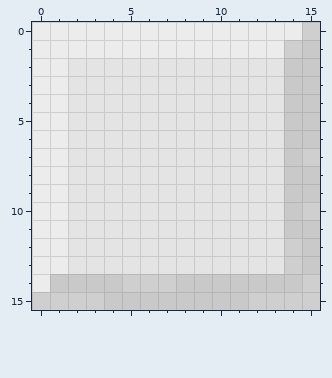
Pixel-art file -- resources/tilemap/tilemap.ase. Above, as it was before the edit.
16x16 pixels, 1 frame. Colours within 5 levels of each other are drawn and written as one.
The same view after the edit:
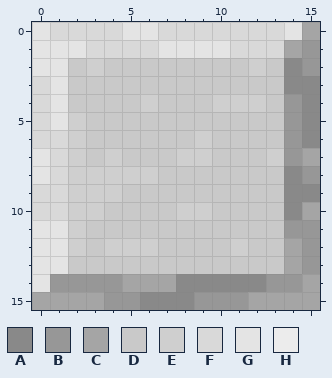
Palette (. is transparent): A #898989  B #979797  C #a5a5a5  D #c9c9c9  E #cfcfcf  F #d9d9d9  G #e4e4e4  H #ececec
Difference:
layer "Layer 2" now hidden
Changed rows in their new state; - is an unchanged pixel.
Layer "Layer 2 Copy":
first column x 0:
 0 GFFFFGGFFFFFFFGC
 1 GGGFFFFGGGGFFFCB
 2 GGDEDDDDDDDDEDAB
 3 FGDDDDDDDDDDDDAA
 4 FGDDDDEDDDEEEDBA
 5 FGEDDDDDDDDDDDBA
 6 FFEDDDDDDEDDDDBA
 7 GFEDEDDDEEDDDEBC
 8 GFEEEEEDDDDDDDAB
 9 FFEEEDDDDDDDDDAA
10 FFEEDDDDEEDDDDAC
11 GGEDDDDDDDDDDDBB
12 GGEDEEEDDDDEDDCB
13 GGDDDDDDDDDDDDCB
14 GBBBBCCCAAAAABBC
15 CCCCBBAAABBBCCCC
Pixel boxes of the changes (left, top, right, bottom) in both pictures:
changed: (32, 22, 320, 310)
